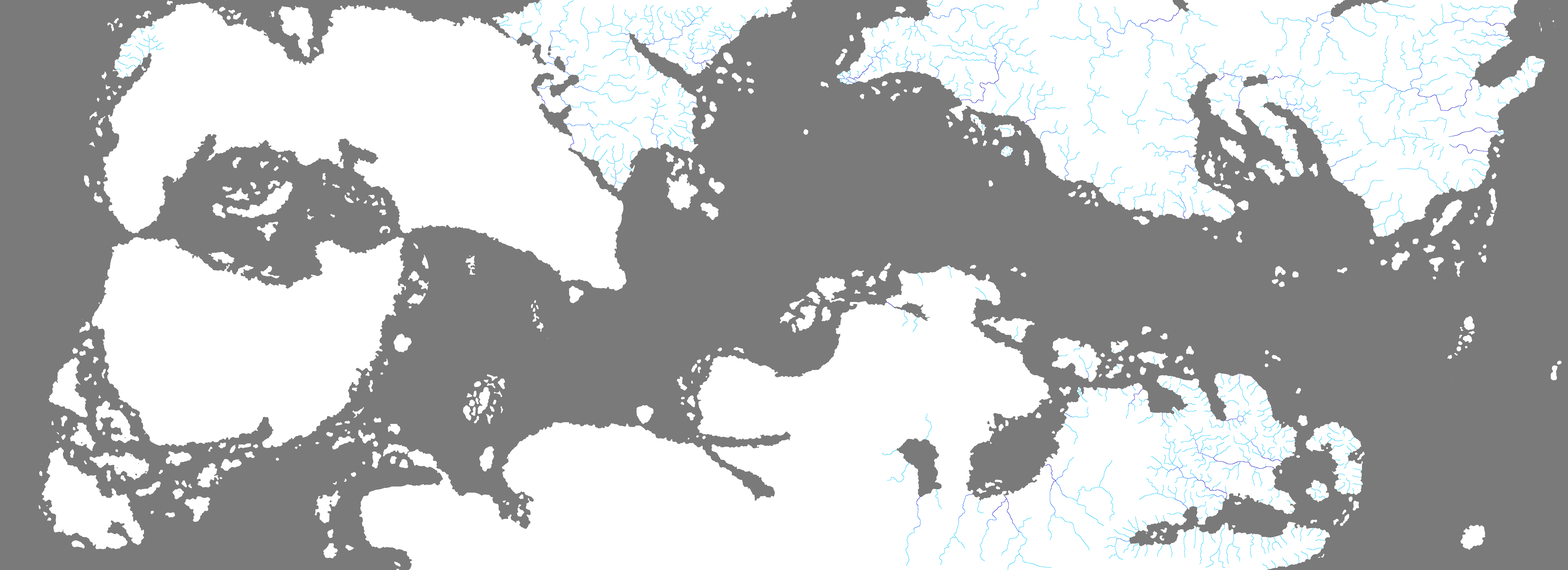
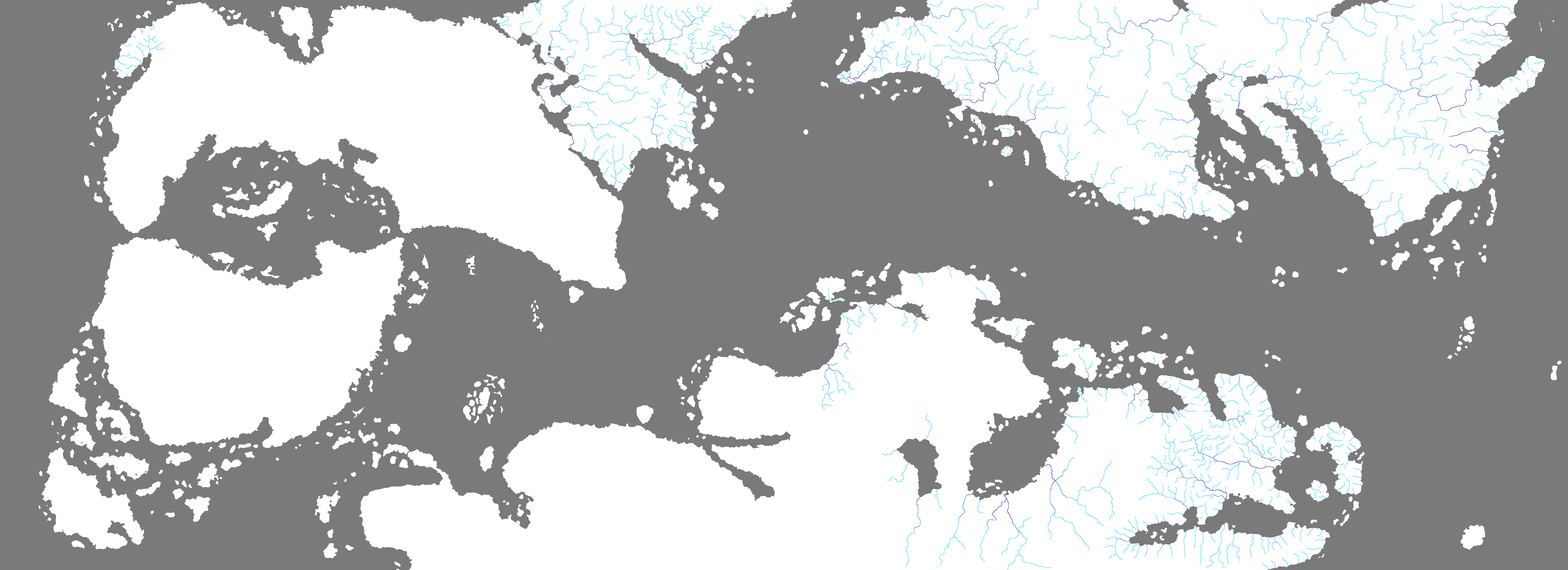
Comparing the layer stacks of the two (1568, 570) images. Changes:
painted on "Rivers copy" over [498, 1, 1182, 479]
